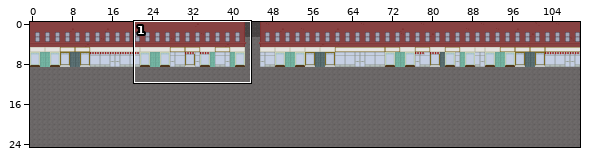
A Tiled map gets an edit: maps/ep1s2.tmx. Above, an overview of the earlier version with the close-up marked.
Close-up. Before the edit:
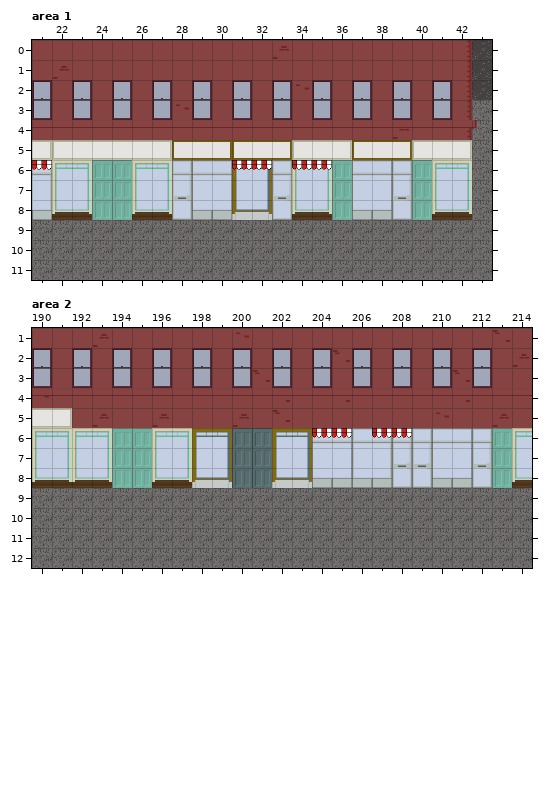
Cells are 32x32 px. Shown: area 1 x 21..43, y 0..11; area 2 x 190..214, y 1..12. The commit also changed other parts of the map, which this record leaves out.
After the commit:
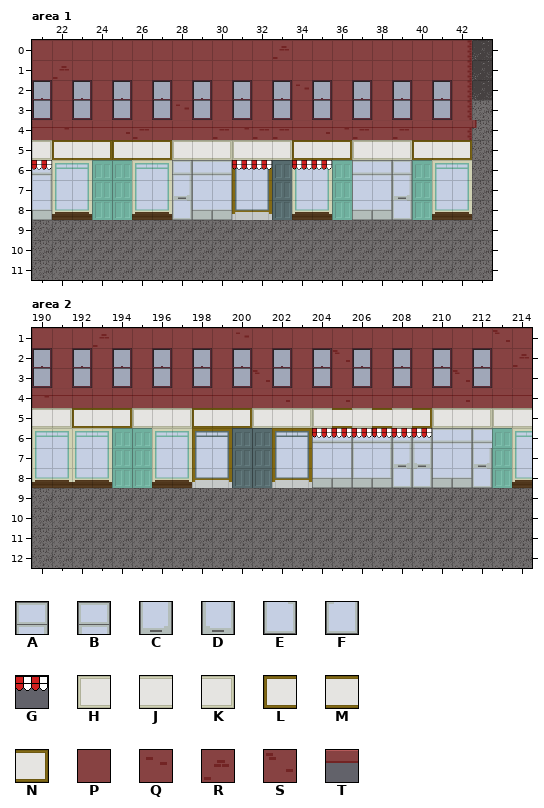
Key: from "Store Front": A 5, B 5 flipped left-right, C 15, D 15 flipped left-right, E 25, F 25 flipped left-right, G 36, H 37, J 38, K 39, L 57, M 58, N 59; from "Wall": P 1, Q 10, R 11, S 12, T 31.
_ is an empty cell, # one hidden under a higher layer.
Edits made:
Layer "Bricks and stores", area 1:
y 4: x 25..26 __ -> SR; x 30 _ -> R; x 32..33 __ -> RR; x 35 _ -> S; x 37 _ -> R
y 5: x 22..42 _____#________#_____# -> LMNLMNHJKHJKLMNHJKLMN
Layer "Windows", area 1:
y 4: x 25..26 __ -> TT; x 30 _ -> T; x 32..33 __ -> TT; x 35 _ -> T; x 37 _ -> T
Layer "Tile Layer 5" (now hidden), area 1:
y 4: x 25..26 TT -> __; x 30 T -> _; x 32..33 TT -> __; x 35 T -> _; x 37 T -> _
y 5: x 22..42 HJJJJKLMNLMNHJKLMNHJK -> _____________________
y 6: x 33 A -> _
y 7: x 33 C -> _
y 8: x 33 E -> _
Layer "Bricks and stores", area 2:
y 5: x 192..214 _RP_R___R_S___P___Q_PR_ -> LMNHJKLMNHJKHMJMJNHJKHJ
y 6: x 209 A -> B
y 7: x 209 C -> D
y 8: x 209 E -> F
Layer "Windows", area 2:
y 6: x 206 _ -> G; x 209 _ -> G; x 212 A -> _
Where, in picture pixels (left, top, right, bottom), the same in both close-ups:
changed: (52, 128, 472, 220)
changed: (72, 408, 532, 469)
